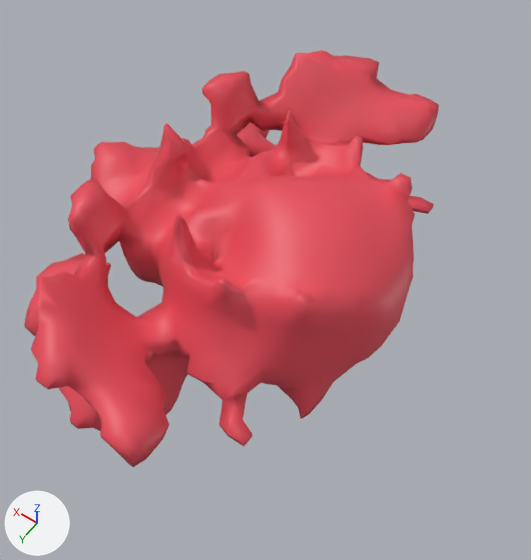
What one commit did to the glTF model public/assets/creature_4.glb.
Rendered twice from a 50 mm lens placed at (-2.63, 4.55, 6.61), pointed at (0.36, 0.36, 0.02). The lights are fixed; the arrows at lower left show +X, +Y and +Z. Where no turn or scale is listed for an object, it has been applied to the vertices.
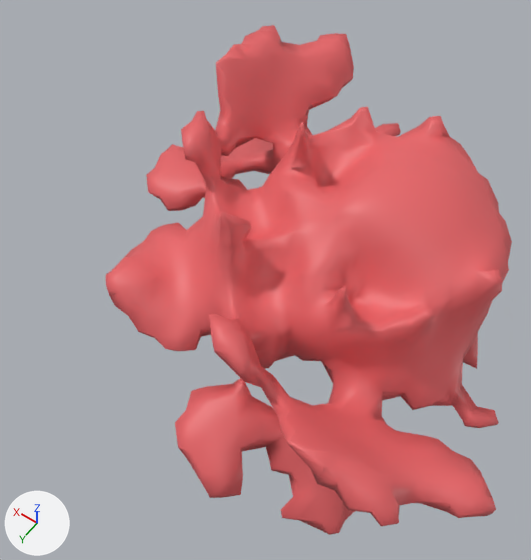
Commit message: three.js creatures done

Where the newer file only moved an object's origin or applied its transform, the numbers keep the older frame.

The edits, one by one:
Material 'Material.001' (mat_material_001) changes colour from red #e74b59 to red #e76467; in linear values from (0.8, 0.0699, 0.101) to (0.8, 0.128, 0.136).
me_sphere_001 has 1754 vertices, 3508 faces and spans x -1.13..3.24, y -2.99..2.99, z -1.24..1.24.
me_sphere_001 is used by ob_sphere; location (0.0, 0.0, 0.0).
me_sphere_001 part 1: the whole mesh is multiplied about its middle by the matrix ((0.703, -0.704, -0.104), (0.711, 0.693, 0.115), (-0.009, -0.155, 0.988)), then moved by (-1.05, 0.06, 0.22).

Pixel boxes (x1, y1, x2, y2) of what changed, in the pictures (531 x 560 px):
'Sphere', recoloured, reshaped (22% taller)
    before: (24, 50, 439, 467)
    after: (106, 25, 512, 535)
